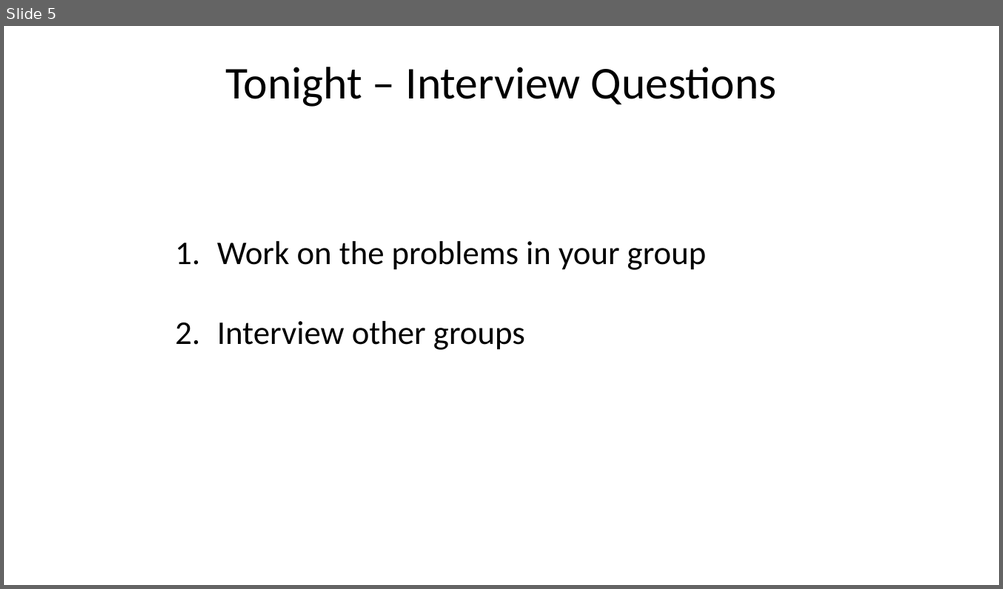
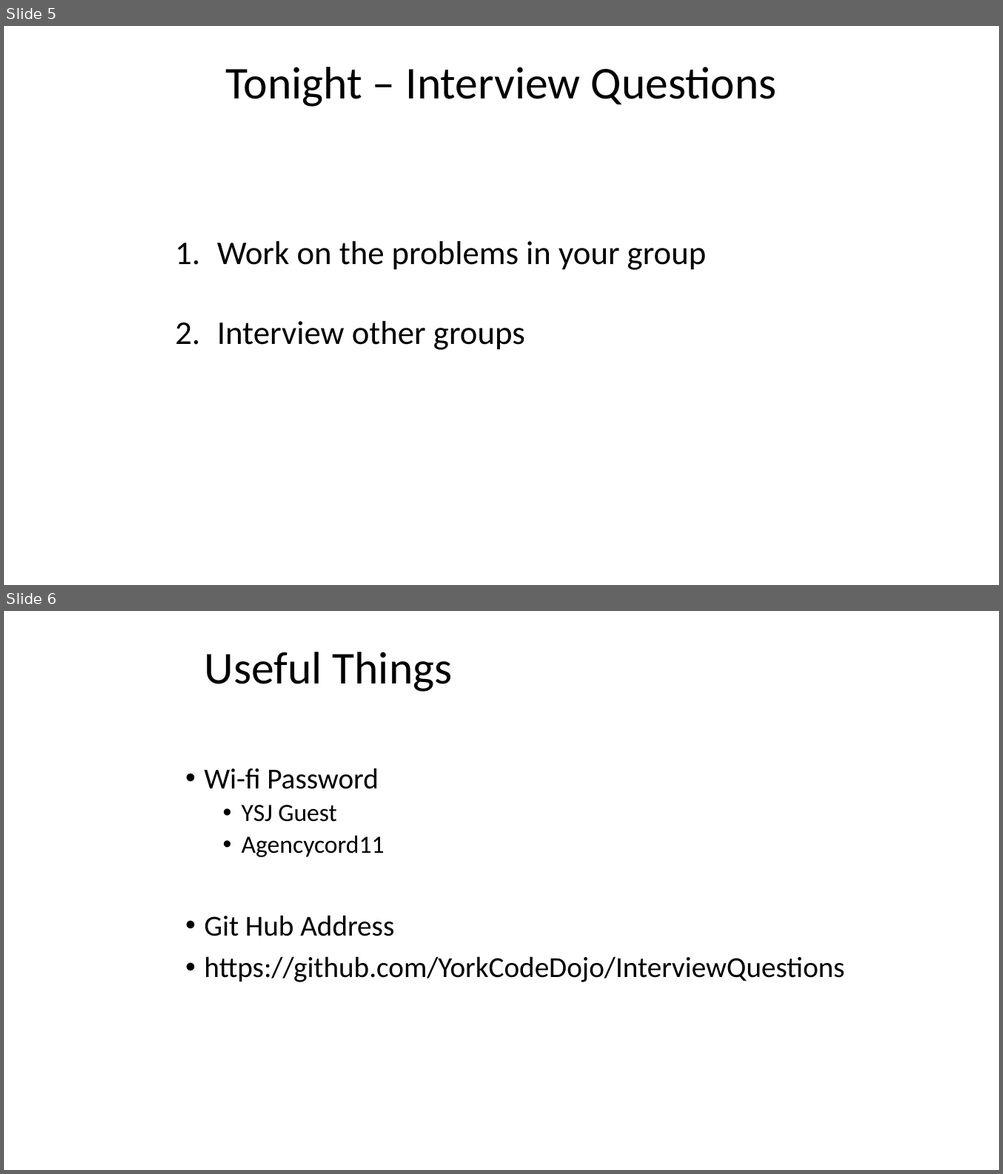
Before and after one commit to YorkCodeDojo/InterviewQuestions, a slide deck: York Code Dojo - Interview Questions.pptx. Shown one above the other, each under a label of ours: slide 5 before the commit, slides 5 and 6 after it. The pictures are 1003x589 and 1003x1174 pixels, drawn with LibreOffice and Linux fonts; fonts in the diff are those of the drawing; background and template pictures are left out. Boxes give left, top, right and bottom in pixels: in the first picture for what was removed or moved away, otherwise in the second. Text is boxed around its words. In the diff, an @@ line names an element or a change of style, - is before the commit and + after.

```diff
--- a/York Code Dojo - Interview Questions.pptx
+++ b/York Code Dojo - Interview Questions.pptx
@@ slide 6 added at (4,611,999,1170), background #FFFFFF @@
@@ title added at (205,652,452,692), 44 pt, text #000000 @@
+Useful Things
@@ text added at (204,768,844,982), 28 pt, text #000000 @@
+• Wi-fi Password
+  • YSJ Guest
+  • Agencycord11
+• Git Hub Address
+• https://github.com/YorkCodeDojo/InterviewQuestions
```
Also in this commit, not shown: 1 slide changed, 2 other files.
